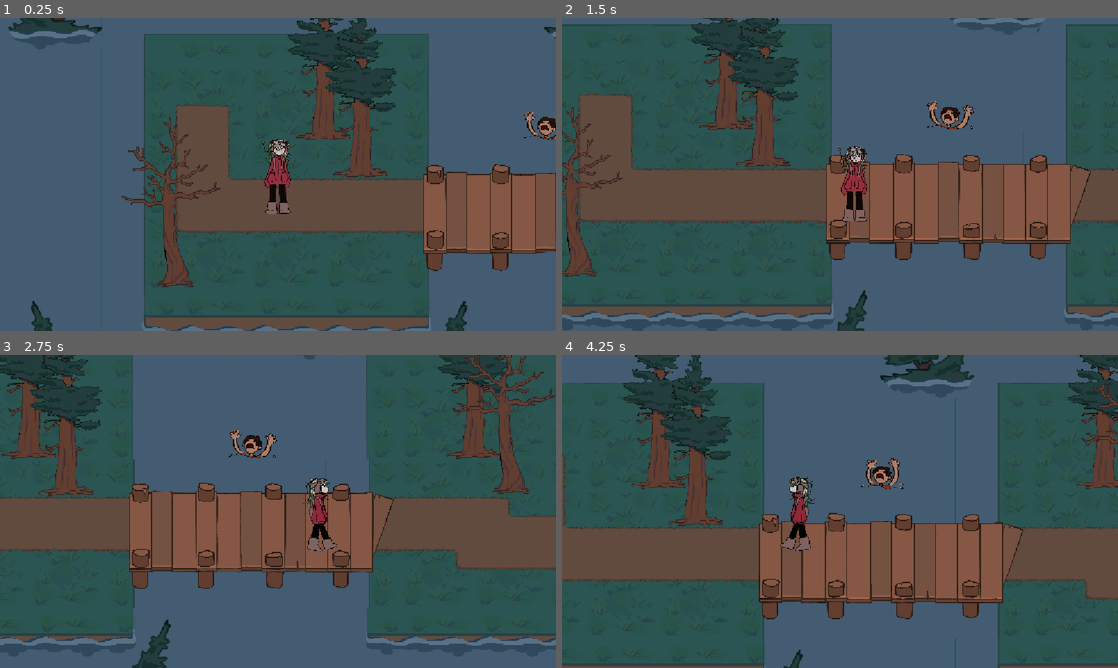
Above: before the commit, frames 1-4 (two rows, left to right).
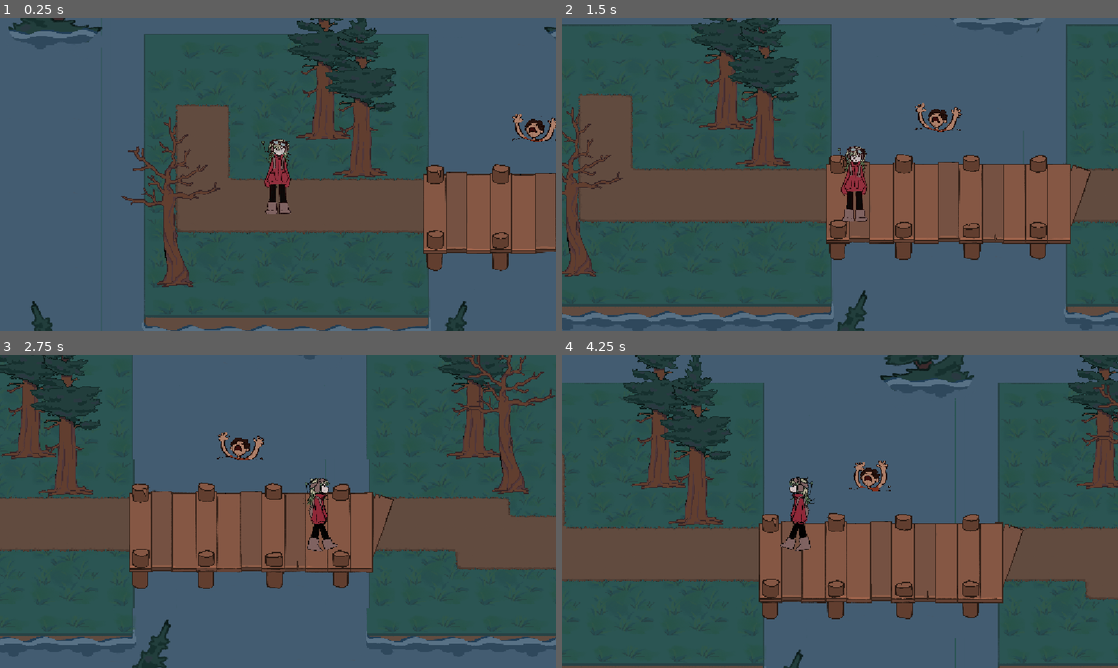
Above: after the commit, the same moments.

Repository: Jiwwie/gymnasiearbete
Game: Godot game, scene res://scenes/rooms/outside.tscn
Same seed, same stepped clock (60 frames per second), same inputs: the game is played once before the commit and once after it. This scene is started directly instead of the project's main scene.
Inputs:
- Up to frame 1 (0.25 s): no input
- Up to frame 2 (1.5 s): hold D (move_right) 0.53-1.28 s; tap E (interact) at 0.6, 1.35 s; hold S (move_down) from 1.28 s (still down)
- Up to frame 3 (2.75 s): release S (move_down) at 2.03 s; hold D (move_right) from 2.03 s (still down); tap E (interact) at 2.1 s
- Up to frame 4 (4.25 s): release D (move_right) at 2.78 s; hold W (move_up) 2.78-3.53 s; tap E (interact) at 2.85, 3.6 s; hold A (move_left) from 3.53 s (still down)

The runs differ from the first frame. In frame 1, 0.4% of the frame differs, in the area x 92-100%, y 29-40%; in frame 2, 0.5%; in frame 3, 0.6%, in the area x 39-50%, y 24-34%; in frame 4, 0.6%.

Commit message:
Adjust Steven's position in outside scene
Updated the position of Steven's AnimatedSprite2D and CollisionShape2D nodes in the outside.tscn scene for improved alignment.

Diff:
--- a/scenes/rooms/outside.tscn
+++ b/scenes/rooms/outside.tscn
@@ -78,7 +78,7 @@
 [node name="Steven" type="Area2D" parent="."]
 
 [node name="AnimatedSprite2D" type="AnimatedSprite2D" parent="Steven"]
-position = Vector2(386, -27.999996)
+position = Vector2(364.99997, -23.999998)
 scale = Vector2(0.29, 0.29)
 sprite_frames = SubResource("SpriteFrames_fidl1")
 animation = &"new_animation"
@@ -86,7 +86,7 @@
 frame_progress = 0.79190886
 
 [node name="CollisionShape2D" type="CollisionShape2D" parent="Steven"]
-position = Vector2(386.49997, 23.000027)
+position = Vector2(366.00003, 22.000002)
 scale = Vector2(0.29000008, 0.29000008)
 shape = SubResource("RectangleShape2D_h5q2f")
 
